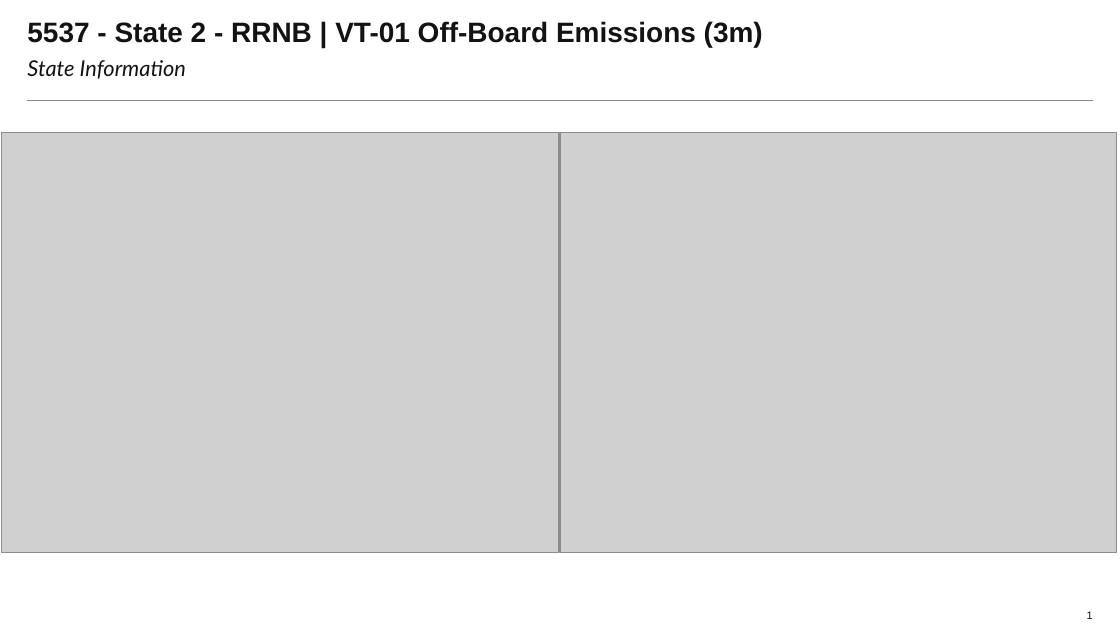
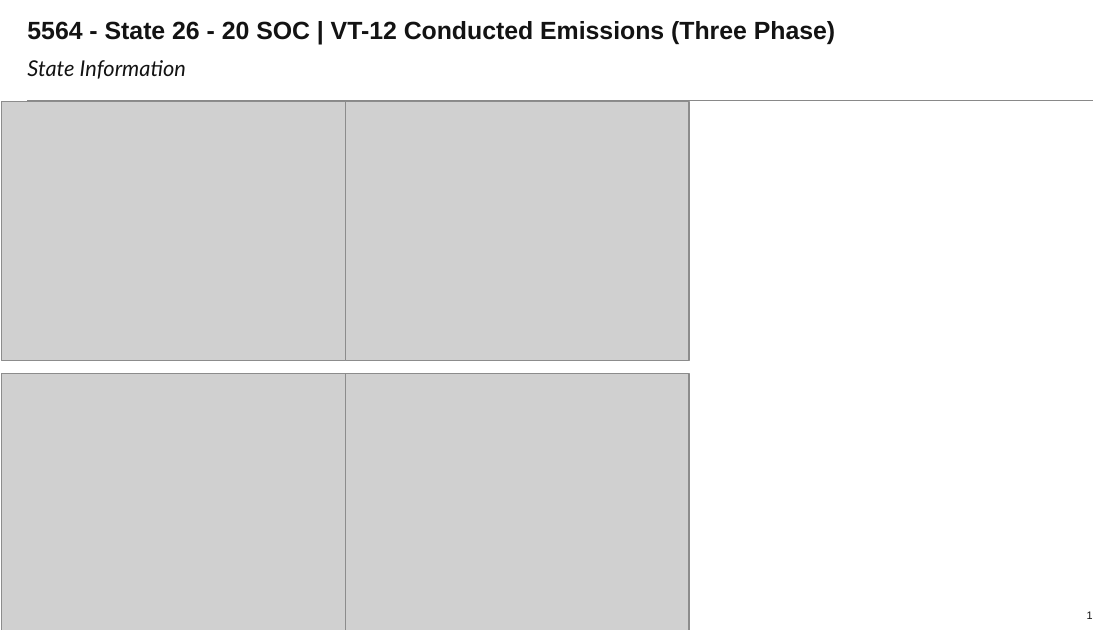
Before and after one commit to Laurapaws/graphGrabber, a slide deck: slide 1 of newDeck.pptx. Drawn at 1120x630 pixels with LibreOffice and Linux fonts; fonts in the diff are those of the drawing; grey boxes stand for pictures; background and template pictures are left out. Boxes give left, top, right and bottom in pixels: in the first picture for what was removed or moved away, otherwise in the second. Text is boxed around its words. In the diff, an @@ line names an element or a change of style, - is before the commit and + after.

```diff
--- a/newDeck.pptx
+++ b/newDeck.pptx
@@ title at box(27, 21, 835, 44): text changed; size 18 to 16 pt @@
-5537 - State 2 - RRNB | VT-01 Off-Board Emissions (3m)
+5564 - State 26 - 20 SOC | VT-12 Conducted Emissions (Three Phase)
@@ picture: place and size @@
-picture at box(1, 132, 558, 552)
+picture at box(1, 101, 345, 361)
@@ picture added at box(345, 101, 689, 361) @@
@@ picture removed at box(560, 132, 1117, 552) @@
@@ picture added at box(1, 373, 345, 630) @@
@@ picture added at box(345, 373, 689, 630) @@
```
Also in this commit, not shown: 22 other slides changed, 27 slides added, 5 other files.
